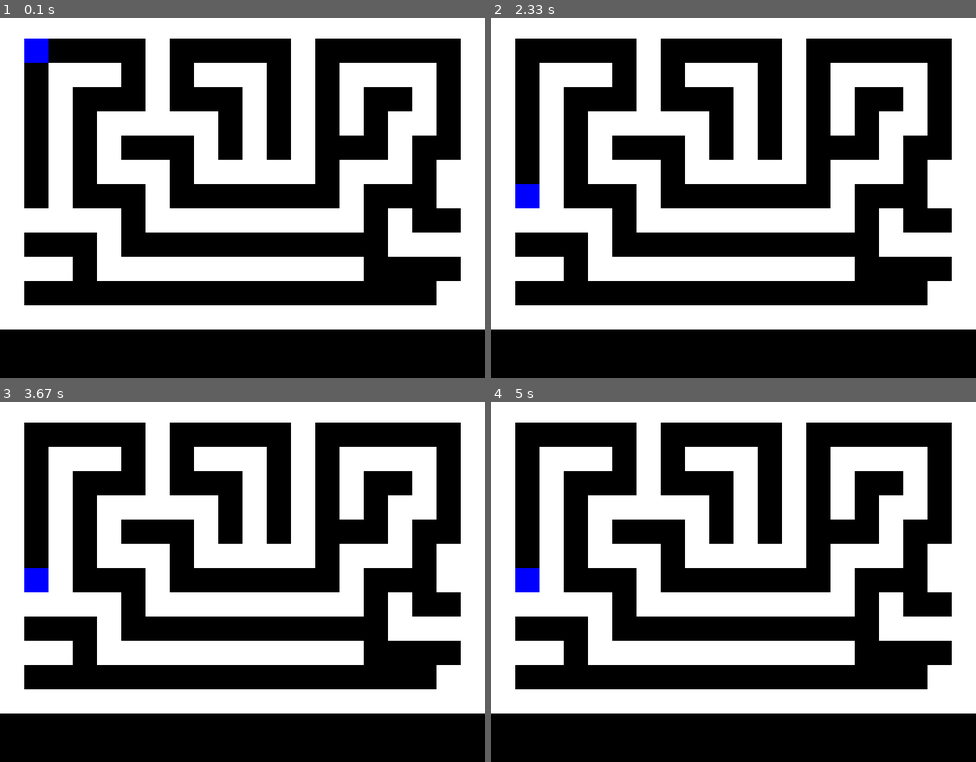
Above: before the commit, frames 1-4 (two rows, left to right).
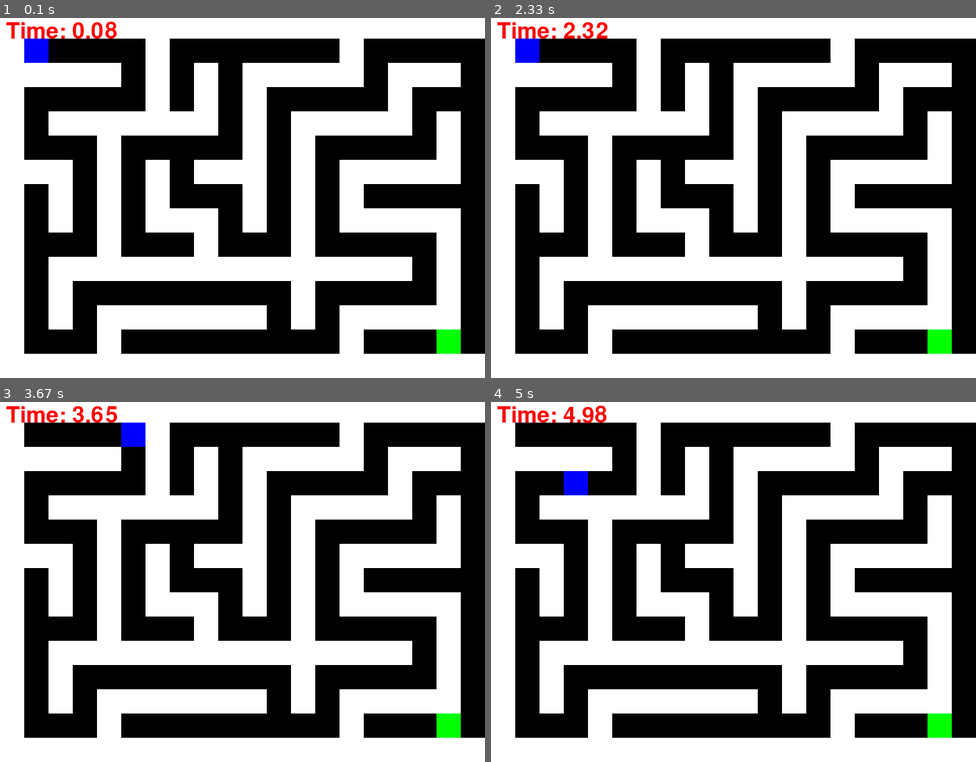
Above: after the commit, the same moments.

Repository: jakob07ffm/pygame-maze-game
Game: pygame game, started from main.py
The game is run twice, just before and just after one commit, with the same random seed, the same clock (stepped at 60 frames per second) and the same inputs.
Inputs:
- Up to frame 1 (0.1 s): no input
- Up to frame 2 (2.33 s): hold Right 0.33-0.8 s; hold Up 0.83-1.13 s; hold Right 1.17-1.63 s; hold Left 1.67-2.2 s; hold Down from 2.23 s (still down)
- Up to frame 3 (3.67 s): release Down at 2.53 s; hold Left 2.57-2.97 s; hold Right from 3.4 s (still down)
- Up to frame 4 (5 s): release Right at 4.03 s; hold Down 4.07-4.43 s; hold Left 4.47-4.93 s; hold Right from 4.97 s (still down)

The runs differ from the first frame. In frame 1, 31% of the frame differs, in the area x 0-100%, y 1-100%; in frame 2, 31%; in frame 3, 31%; in frame 4, 31%.

Commit message:
Update main.py

Diff:
--- a/main.py
+++ b/main.py
@@ -1,36 +1,56 @@
 import pygame
 import sys
-
+import random
+from collections import deque
 
 pygame.init()
-
 
 SCREEN_WIDTH, SCREEN_HEIGHT = 800, 600
 TILE_SIZE = 40
 FPS = 60
+LEVELS = 3
 
 
 WHITE = (255, 255, 255)
 BLACK = (0, 0, 0)
 BLUE = (0, 0, 255)
 GREEN = (0, 255, 0)
+RED = (255, 0, 0)
 
 
-maze = [
-    [1, 1, 1, 1, 1, 1, 1, 1, 1, 1, 1, 1, 1, 1, 1, 1, 1, 1, 1, 1],
-    [1, 0, 0, 0, 0, 0, 1, 0, 0, 0, 0, 0, 1, 0, 0, 0, 0, 0, 0, 1],
-    [1, 0, 1, 1, 1, 0, 1, 0, 1, 1, 1, 0, 1, 0, 1, 1, 1, 1, 0, 1],
-    [1, 0, 1, 0, 0, 0, 1, 0, 0, 0, 1, 0, 1, 0, 1, 0, 0, 1, 0, 1],
-    [1, 0, 1, 0, 1, 1, 1, 1, 1, 0, 1, 0, 1, 0, 1, 0, 1, 1, 0, 1],
-    [1, 0, 1, 0, 1, 0, 0, 0, 1, 0, 1, 0, 1, 0, 0, 0, 1, 0, 0, 1],
-    [1, 0, 1, 0, 1, 1, 1, 0, 1, 1, 1, 1, 1, 0, 1, 1, 1, 0, 1, 1],
-    [1, 0, 1, 0, 0, 0, 1, 0, 0, 0, 0, 0, 0, 0, 1, 0, 0, 0, 1, 1],
-    [1, 1, 1, 1, 1, 0, 1, 1, 1, 1, 1, 1, 1, 1, 1, 0, 1, 0, 0, 1],
-    [1, 0, 0, 0, 1, 0, 0, 0, 0, 0, 0, 0, 0, 0, 0, 0, 1, 1, 1, 1],
-    [1, 1, 1, 0, 1, 1, 1, 1, 1, 1, 1, 1, 1, 1, 1, 0, 0, 0, 0, 1],
-    [1, 0, 0, 0, 0, 0, 0, 0, 0, 0, 0, 0, 0, 0, 0, 0, 0, 0, 1, 1],
-    [1, 1, 1, 1, 1, 1, 1, 1, 1, 1, 1, 1, 1, 1, 1, 1, 1, 1, 1, 1],
-]
+pygame.mixer.init()
+move_sound = pygame.mixer.Sound("move.wav")
+win_sound = pygame.mixer.Sound("win.wav")
+
+
+start_ticks = pygame.time.get_ticks()
+
+def generate_maze(width, height):
+    maze = [[1] * width for _ in range(height)]
+    stack = [(1, 1)]
+    maze[1][1] = 0
+
+    def neighbors(x, y):
+        n = []
+        if x > 1 and maze[y][x - 2] == 1: n.append((x - 2, y))
+        if x < width - 2 and maze[y][x + 2] == 1: n.append((x + 2, y))
+        if y > 1 and maze[y - 2][x] == 1: n.append((x, y - 2))
+        if y < height - 2 and maze[y + 2][x] == 1: n.append((x, y + 2))
+        return n
+
+    while stack:
+        x, y = stack[-1]
+        n = neighbors(x, y)
+        if n:
+            nx, ny = random.choice(n)
+            maze[(y + ny) // 2][(x + nx) // 2] = 0
+            maze[ny][nx] = 0
+            stack.append((nx, ny))
+        else:
+            stack.pop()
+
+    maze[-2][-2] = 0
+    return maze
 
 
 class Player:
@@ -42,6 +62,7 @@
         if maze[self.y + dy][self.x + dx] == 0:
             self.x += dx
             self.y += dy
+            move_sound.play()
 
     def draw(self, screen):
         pygame.draw.rect(screen, BLUE, (self.x * TILE_SIZE, self.y * TILE_SIZE, TILE_SIZE, TILE_SIZE))
@@ -49,46 +70,66 @@
 
 player = Player(1, 1)
 
-
+# Set up the display
 screen = pygame.display.set_mode((SCREEN_WIDTH, SCREEN_HEIGHT))
 pygame.display.set_caption("Maze Game")
 
 
 clock = pygame.time.Clock()
 
+level = 1
+running = True
+while running and level <= LEVELS:
+    maze = generate_maze(20, 15)
+    player = Player(1, 1)
+    level_running = True
 
-running = True
-while running:
-    for event in pygame.event.get():
-        if event.type == pygame.QUIT:
-            running = False
+    while level_running:
+        for event in pygame.event.get():
+            if event.type == pygame.QUIT:
+                running = False
+                level_running = False
 
-    keys = pygame.key.get_pressed()
-    if keys[pygame.K_LEFT]:
-        player.move(-1, 0)
-    if keys[pygame.K_RIGHT]:
-        player.move(1, 0)
-    if keys[pygame.K_UP]:
-        player.move(0, -1)
-    if keys[pygame.K_DOWN]:
-        player.move(0, 1)
+        keys = pygame.key.get_pressed()
+        if keys[pygame.K_LEFT]:
+            player.move(-1, 0)
+        if keys[pygame.K_RIGHT]:
+            player.move(1, 0)
+        if keys[pygame.K_UP]:
+            player.move(0, -1)
+        if keys[pygame.K_DOWN]:
+            player.move(0, 1)
 
-    screen.fill(BLACK)
-    for y in range(len(maze)):
-        for x in range(len(maze[y])):
-            if maze[y][x] == 1:
-                pygame.draw.rect(screen, WHITE, (x * TILE_SIZE, y * TILE_SIZE, TILE_SIZE, TILE_SIZE))
+        screen.fill(BLACK)
+        for y in range(len(maze)):
+            for x in range(len(maze[y])):
+                color = WHITE if maze[y][x] == 1 else BLACK
+                pygame.draw.rect(screen, color, (x * TILE_SIZE, y * TILE_SIZE, TILE_SIZE, TILE_SIZE))
 
-    player.draw(screen)
+        player.draw(screen)
 
-    if player.x == len(maze[0]) - 2 and player.y == len(maze) - 2:
-        print("You win!")
-        running = False
+        pygame.draw.rect(screen, GREEN, ((len(maze[0]) - 2) * TILE_SIZE, (len(maze) - 2) * TILE_SIZE, TILE_SIZE, TILE_SIZE))
 
-    pygame.display.flip()
+        if player.x == len(maze[0]) - 2 and player.y == len(maze) - 2:
+            win_sound.play()
+            level += 1
+            level_running = False
+
+        seconds = (pygame.time.get_ticks() - start_ticks) / 1000
+        timer_text = pygame.font.SysFont(None, 55).render(f'Time: {seconds:.2f}', True, RED)
+        screen.blit(timer_text, (10, 10))
+
+        pygame.display.flip()
 
 
-    clock.tick(FPS)
+        clock.tick(FPS)
+
+
+screen.fill(BLACK)
+game_over_text = pygame.font.SysFont(None, 75).render('You Win!', True, GREEN)
+screen.blit(game_over_text, (SCREEN_WIDTH//2 - game_over_text.get_width()//2, SCREEN_HEIGHT//2 - game_over_text.get_height()//2))
+pygame.display.flip()
+pygame.time.wait(3000)
 
 pygame.quit()
 sys.exit()
